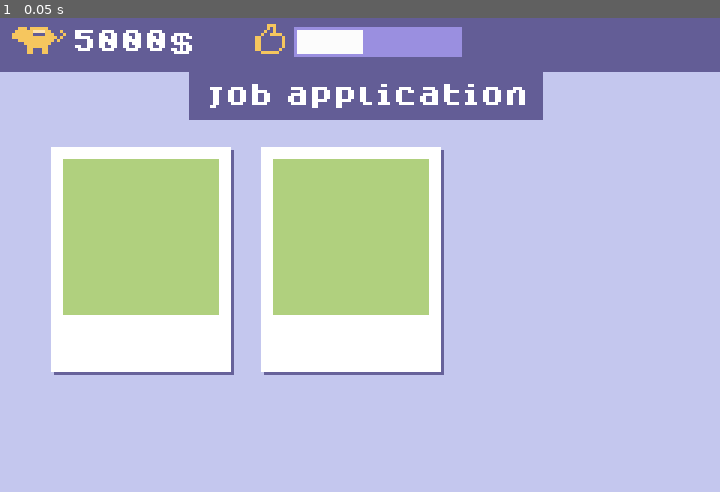
Above: before the commit, frame 1.
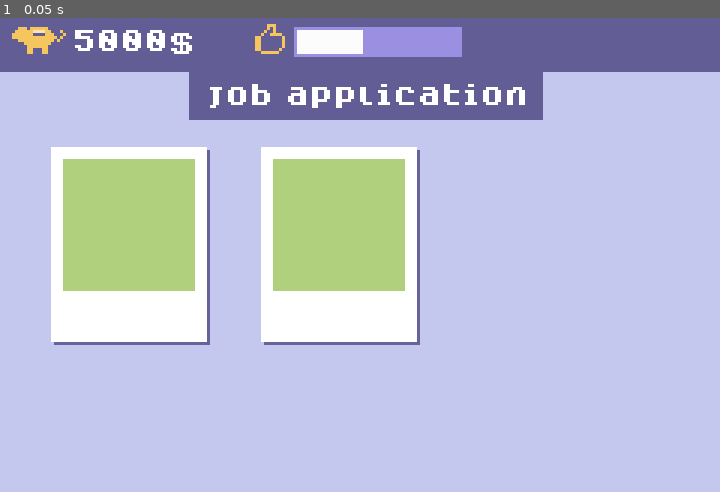
Above: after the commit, the same moment.

Repository: Milchreis/Mascot-Management
Game: Godot game, scene res://scenes/JobApplication.tscn
The game is run twice, just before and just after one commit, with the same random seed, the same clock (stepped at 60 frames per second) and the same inputs. This scene is started directly instead of the project's main scene.
Inputs:
- Up to frame 1 (0.05 s): no input

The runs differ from the first frame. In frame 1, 9.6% of the frame differs, in the area x 7-62%, y 27-76%.

Commit message:
futher changes

Diff:
--- a/scenes/MainScene.tscn
+++ b/scenes/MainScene.tscn
@@ -35,3 +35,5 @@
 margin_bottom = 15.0
 theme = ExtResource( 2 )
 text = "job application"
+
+[node name="PolaroidSelector" type="Node2D" parent="Desk/JobApplication"]
--- a/scenes/Polaroid.tscn
+++ b/scenes/Polaroid.tscn
@@ -3,23 +3,39 @@
 [node name="Polaroid" type="Control"]
 margin_left = 17.0
 margin_top = 45.0
-margin_right = 77.0
-margin_bottom = 120.0
+margin_right = 69.0
+margin_bottom = 110.0
+__meta__ = {
+"_edit_lock_": true
+}
 
 [node name="bg" type="ColorRect" parent="."]
 margin_left = 1.0
 margin_top = 1.0
-margin_right = 61.0
-margin_bottom = 76.0
+margin_right = 53.0
+margin_bottom = 66.0
 color = Color( 0.403922, 0.384314, 0.603922, 1 )
+__meta__ = {
+"_edit_lock_": true
+}
 
 [node name="fg" type="ColorRect" parent="."]
-margin_right = 60.0
-margin_bottom = 75.0
+margin_right = 52.0
+margin_bottom = 65.0
+__meta__ = {
+"_edit_lock_": true
+}
 
 [node name="pic" type="ColorRect" parent="."]
 margin_left = 4.0
 margin_top = 4.0
-margin_right = 56.0
-margin_bottom = 56.0
+margin_right = 48.0
+margin_bottom = 48.0
 color = Color( 0.690196, 0.815686, 0.494118, 1 )
+__meta__ = {
+"_edit_lock_": true
+}
+
+[node name="Sprite" type="Sprite" parent="pic"]
+position = Vector2( 22, 22 )
+offset = Vector2( -22, -22 )
--- a/scripts/MainScene.gd
+++ b/scripts/MainScene.gd
@@ -1,6 +1,7 @@
 extends Node2D
 
 var Mascot = load("res://scripts/Mascot.gd")
+var Polaroid = preload("res://scenes/Polaroid.tscn")
 
 var balance:int = 100
 var client_statisfaction:float = 0
@@ -27,7 +28,10 @@
 	print("Days over " + str(passedDays))
 
 	var mascot1 = createMascot()
-	print(mascot1.nickname)
+	print(mascot1._to_string())
+	var polaroid = Polaroid.instance()
+	polaroid.mascot = mascot1
+	$Desk/JobApplication/PolaroidSelector.add_child(polaroid)
 
 func createMascot() -> Mascot:
 	randomize()
--- a/scripts/Mascot.gd
+++ b/scripts/Mascot.gd
@@ -11,5 +11,15 @@
 
 export var salaryPerDay:int = rand_range(10, 50)
 
+export var spriteImage:String = "res://gfx/mascots/ape1.png"
+
 # TODO:
 #  - salary depending on properties
+
+func _to_string():
+	return (
+		"nickname="+nickname +
+		", crazy="+str(crazy) +
+		", raliable="+str(reliable) +
+		", xp="+str(xp)+
+		", salaryPerDay="+str(salaryPerDay))
--- /dev/null
+++ b/scripts/Polaroid.gd
@@ -0,0 +1,7 @@
+extends Control
+
+var mascot:Mascot
+
+func _ready():
+	print("created")
+	$pic/Sprite.texture = load(mascot.spriteImage)
Not shown, added: concept/famicase.png.import
Binary file added: gfx/mascots/ape1.png
Not shown, added: gfx/mascots/ape1.png.import
